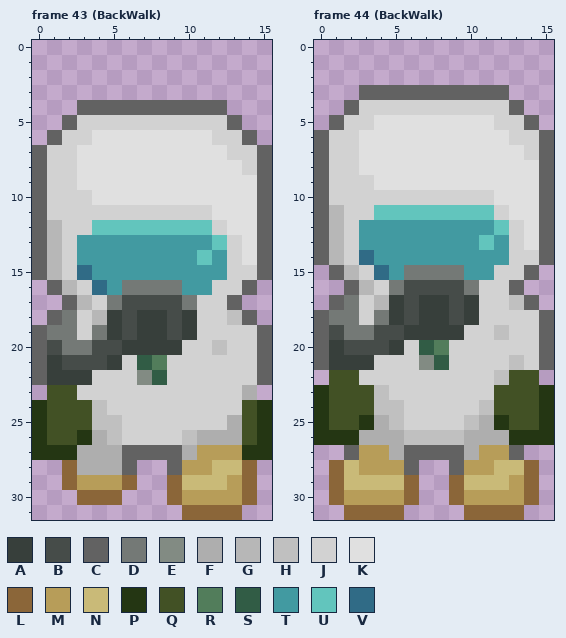
Pixel-art file -- Assets/aesprite/char.aseprite. This is how it looked before the edit.
16x32 pixels, 44 frames. Colours within 5 levels of each other are drawn and written as one. Shown: frame 43 (BackWalk), frame 44 (BackWalk). The commit also changed other frames, which this record leaves out.
Palette (. is transparent): A #373f3b  B #464c49  C #626262  D #747976  E #828b83  F #aeaeae  G #b7b7b7  H #c0c0c0  J #d2d2d2  K #e0e0e0  L #8b6639  M #b79d59  N #c9ba78  P #243613  Q #425125  R #527d5b  S #315c45  T #429aa1  U #62c5bd  V #306b86
Pixels before, frame 43 (BackWalk), first column x 0:
 4 ...CCCCCCCCCC...
 5 ..CJJJJJJJJJJC..
 6 .CJJKKKKKKKKJJC.
 7 CJJKKKKKKKKKKJJC
 8 CJJKKKKKKKKKKKJC
 9 CJJKKKKKKKKKKKKC
10 CJJJKKKKKKKKKKKC
11 CJJJJJJJJJJJKKKC
12 CGJJUUUUUUUUJKKC
13 CGJTTTTTTTTTUJKC
14 CGJTTTTTTTTUTJKC
15 CGJVTTTTTTTTTJJC
16 .CGJVTDDDDTTJJC.
17 ..CGJDBBBBDJJC..
18 .CDJGABAABAJJHC.
19 CDDJDABAABAJJJJC
20 CBDDBBAAAAJJHJJC
21 CABBBAJSRJJJJJJC
22 CAAAJJJESJJJJJJC
23 .QQJJJJJJJJJJJF.
24 PQQQHJJJJJJJJJQP
25 PQQQHHJJJJJJJFQP
26 PQQPFHJJJJHFFFQP
27 PPPFFFCCCCFMMMPP
28 ..LFFFC..CMMNNL.
29 ..LMMML..LNNNML.
30 ...LLL...LMMMML.
31 ..........LLLL..
Pixels before, frame 44 (BackWalk), first column x 0:
 3 ...CCCCCCCCCC...
 4 ..CJJJJJJJJJJC..
 5 .CJJKKKKKKKKJJC.
 6 CJJKKKKKKKKKKJJC
 7 CJJKKKKKKKKKKKJC
 8 CJJKKKKKKKKKKKKC
 9 CJJJKKKKKKKKKKKC
10 CJJJJJJJJJJJKKKC
11 CGJJUUUUUUUUJKKC
12 CGJTTTTTTTTTUJKC
13 CGJTTTTTTTTUTJKC
14 CGJVTTTTTTTTTJJC
15 .CGJVTDDDDTTJJC.
16 ..CGJDBBBBDJJC..
17 .CDJGABAABAJJHC.
18 CDDJDABAABAJJJJC
19 CBDDBBAAAAJJHJJC
20 CABBBAJSRJJJJJJC
21 CAAAJJJESJJJJHJC
22 .QQJJJJJJJJJHQQ.
23 PQQQHJJJJJJJQQQP
24 PQQQHHJJJJJHQQQP
25 PQQPFHJJJJHFPQQP
26 PPPFFFHHHHFFFPPP
27 ..CMMFCCCCFMMC..
28 .LNMMMC..CMMNNL.
29 .LNNNNL..LNNNML.
30 .LMMMML..LMMMML.
31 ..LLLL....LLLL..
New version:
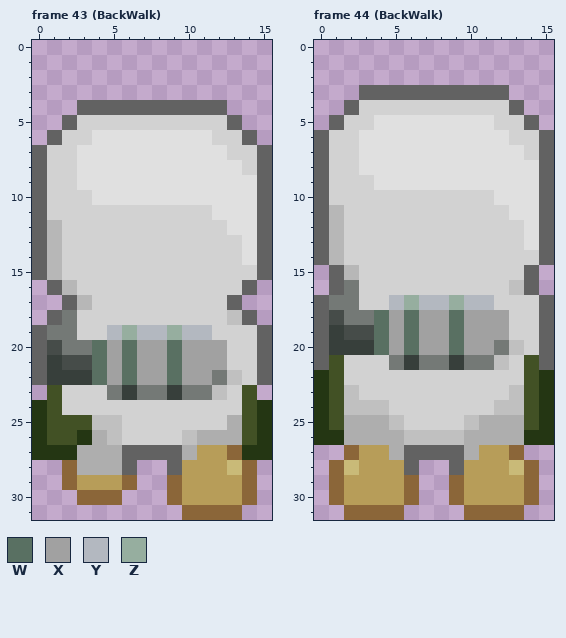
Colours new in this view: W #597062  X #a1a1a1  Y #b3b8c0  Z #96ae9f
The edit:
Changed rows in their new state; - is an unchanged pixel.
Frame 43 (BackWalk), layer "Front/Player":
first column x 2:
12 --JJJJJJJJ---
13 -JJJJJJJJJJ--
14 -JJJJJJJJJJ--
15 -JJJJJJJJJJ--
16 --JJJJJJJJ---
17 ---JJJJJJ----
18 --JJJJJJJ----
19 --JYZYYZYY---
20 --WXWXXWXXX--
21 --WXWXXWXXX--
22 --WXWXXWXXDH-
23 J--DADDADDH-Q
24 JJJ----------
27 -----------L-
28 ----------M--
29 --------MMM--
Frame 44 (BackWalk), layer "Front/Player":
first column x 0:
11 ----JJJJJJJJ----
12 ---JJJJJJJJJJ---
13 ---JJJJJJJJJJ---
14 ---JJJJJJJJJJ---
15 ----JJJJJJJJ----
16 -CDJ-JJJJJJ--HC-
17 CD--JYZYYZYY-JJC
18 -B-DWXWXXWXXX---
19 -ABBWXWXXWXXX---
20 --AAWXWXXWXXDH--
21 -QJJ-DADDADDHJQ-
22 P-J---------JJ-P
23 --HJJ-------JH--
24 --HH-J-----JHH--
25 --FF--------FF--
26 --F----------F--
27 --L----------L--
28 ------------M---
29 --MMMM----MMM---
Pixel boxes of the changes (left, top, right, bottom) in both pictures:
changed: (62, 220, 257, 415)
changed: (182, 445, 242, 490)
changed: (314, 205, 554, 490)
